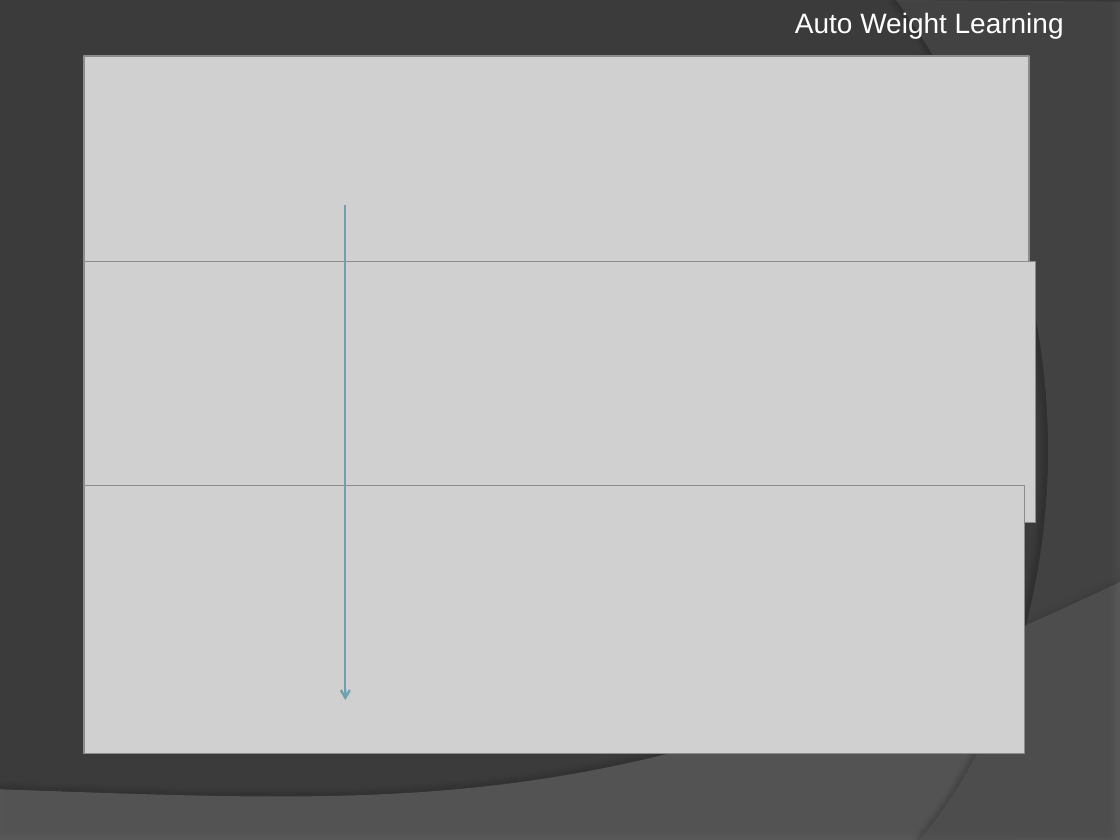
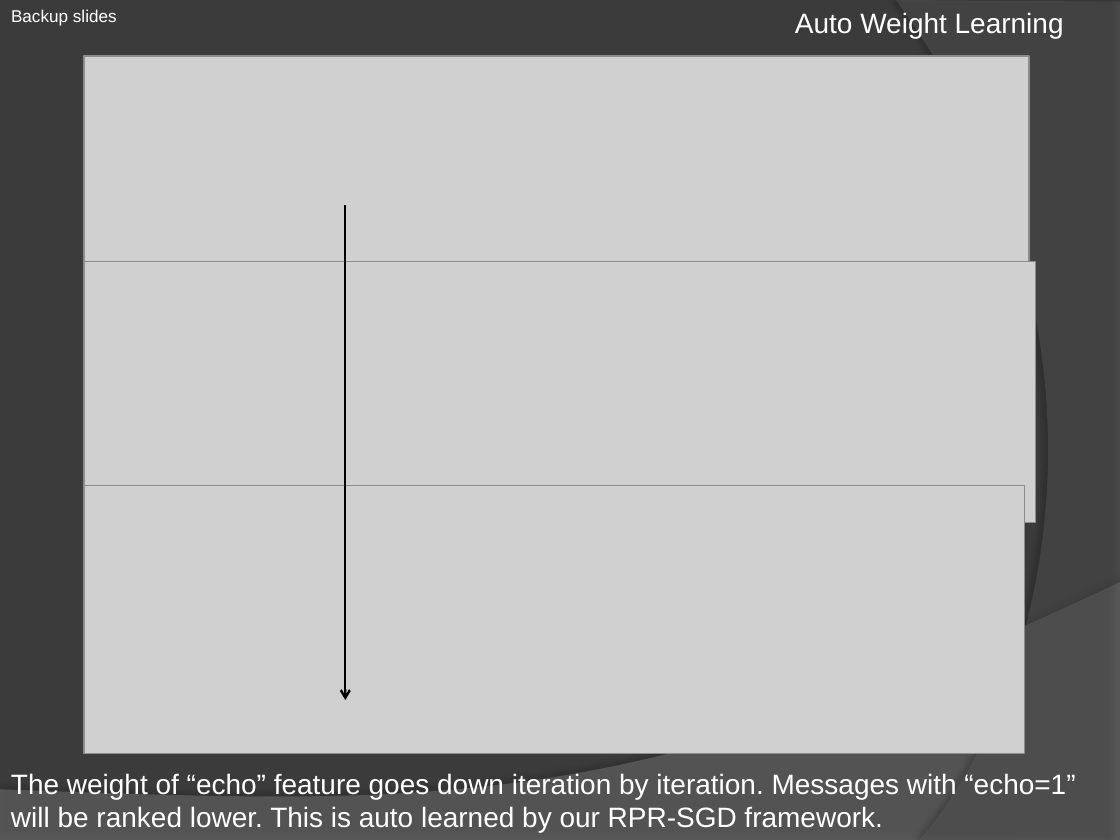
Before and after one commit to hupili/sns-router, a slide deck: slide 22 of report/presentation.pptx. Drawn at 1120x840 pixels with LibreOffice and Linux fonts; fonts in the diff are those of the drawing; grey boxes stand for pictures. Boxes give left, top, right and bottom in pixels: in the first picture for what was removed or moved away, otherwise in the second. Text is boxed around its words. In the diff, an @@ line names an element or a change of style, - is before the commit and + after.

```diff
--- a/report/presentation.pptx
+++ b/report/presentation.pptx
@@ text added at (x1=11, y1=9, x2=117, y2=26), 11 pt, text #FFFFFF @@
+Backup slides
@@ arrow (345, 205) - (345, 700): stroke #6EA0B0 1.5 pt to #000000 1.5 pt @@
@@ text added at (x1=11, y1=773, x2=1075, y2=833), 18 pt, text #FFFFFF @@
+The weight of “echo” feature goes down iteration by iteration. Messages with “echo=1” will be ranked lower. This is auto learned by our RPR-SGD framework.
```
Also in this commit, not shown: 10 other slides changed, 1 slide added, 1 other file.
